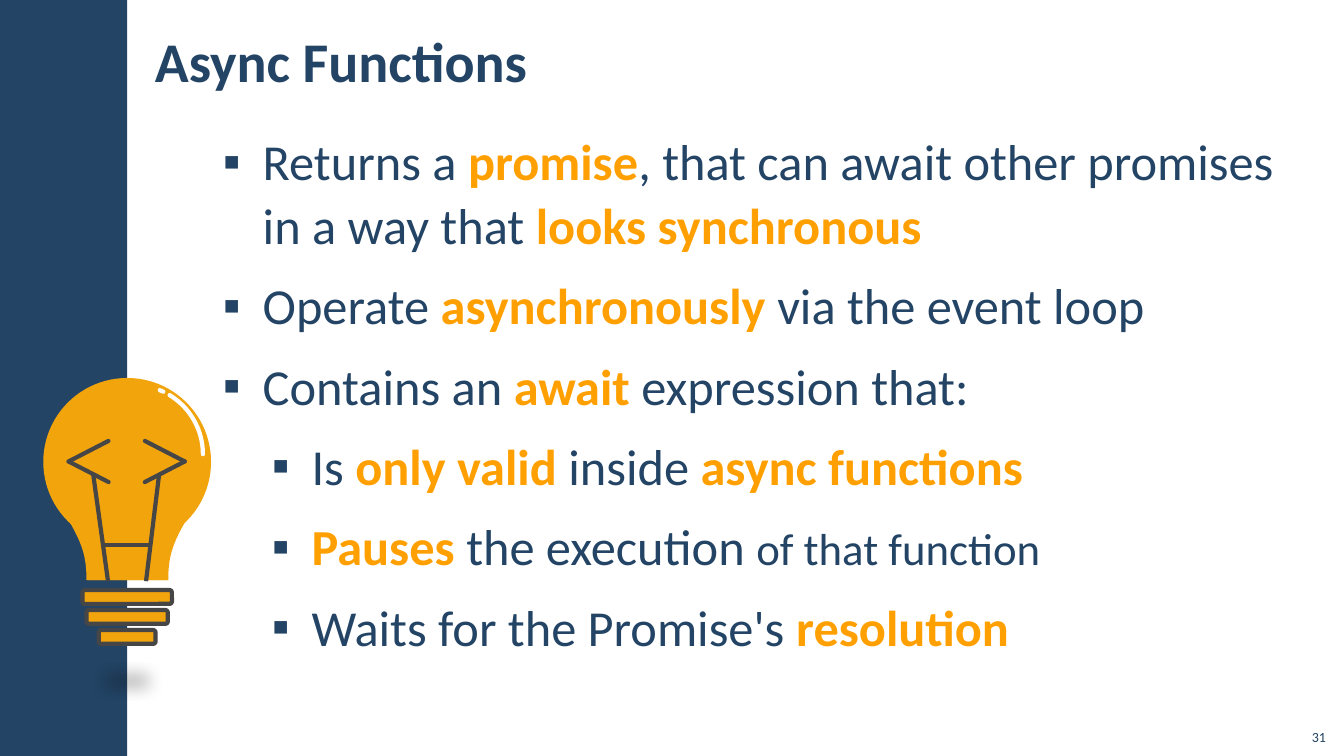
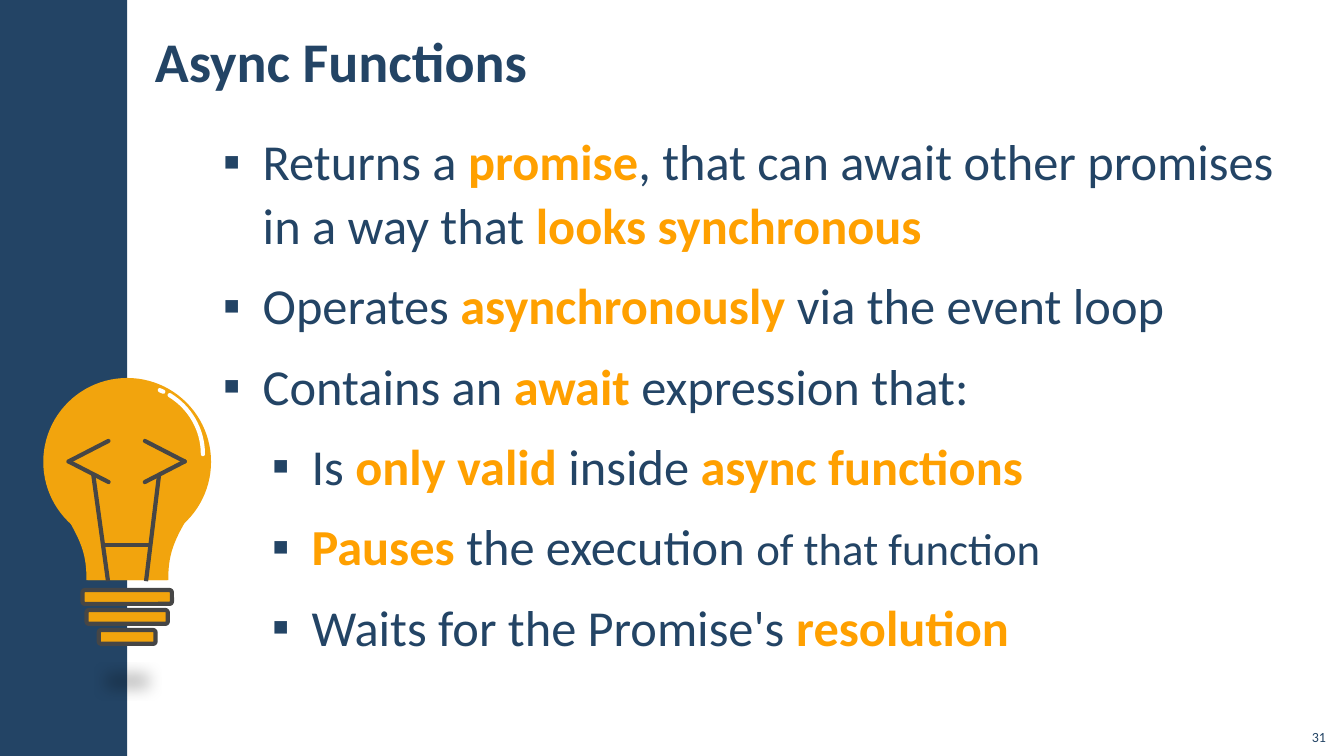
Before and after one commit to DBeneva/JavaScript, a slide deck: slide 31 of 04 - Applications/02 - Asynchronus Programming/00 - Presentation/00-0-JS-Applications-Asynchronous-Programming.pptx. Drawn at 1344x756 pixels with LibreOffice and Linux fonts; fonts in the diff are those of the drawing; background and template pictures are left out. Boxes give left, top, right and bottom in pixels: in the first picture for what was removed or moved away, otherwise in the second. Text is boxed around its words. In the diff, an @@ line names an element or a change of style, - is before the commit and + after.

```diff
--- a/04 - Applications/02 - Asynchronus Programming/00 - Presentation/00-0-JS-Applications-Asynchronous-Programming.pptx
+++ b/04 - Applications/02 - Asynchronus Programming/00 - Presentation/00-0-JS-Applications-Asynchronous-Programming.pptx
@@ text at <box>263,288,1164,332</box>: text changed @@
-▪ Operate asynchronously via the event loop
+▪ Operates asynchronously via the event loop
```
Also in this commit, not shown: 1 other file.
